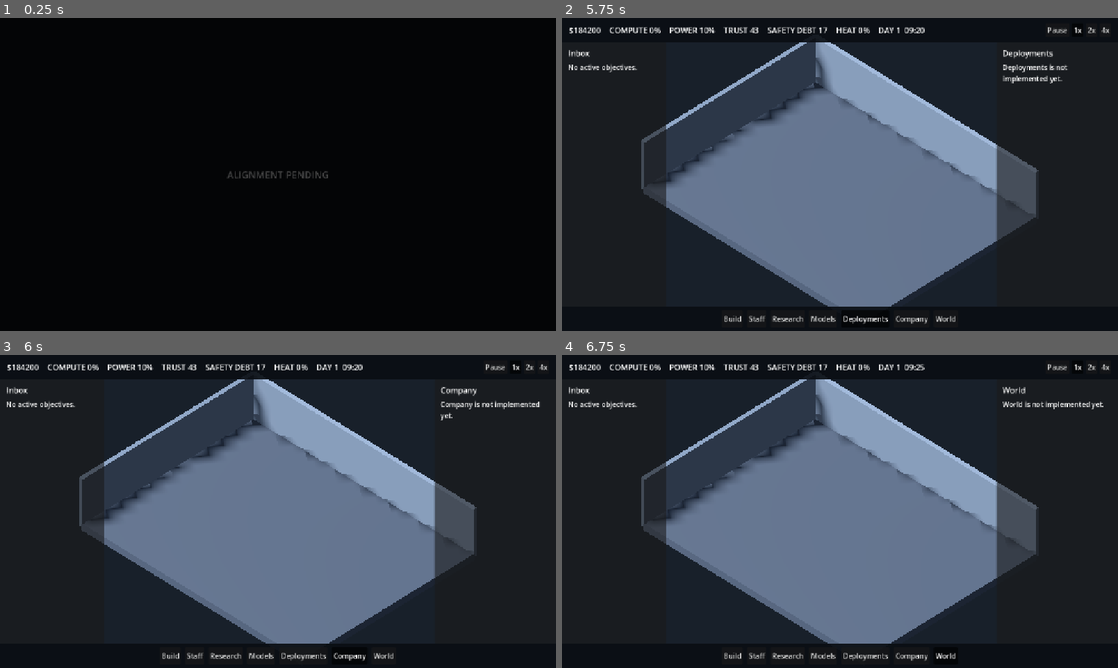
Above: before the commit, frames 1-4 (two rows, left to right).
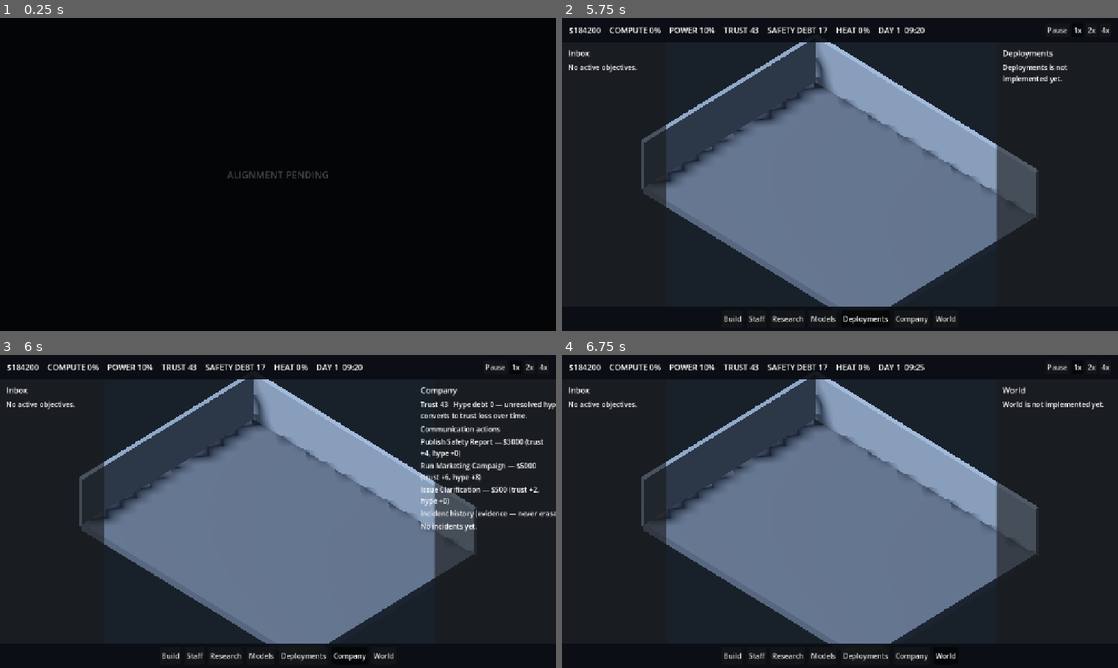
Above: after the commit, the same moments.

Repository: Fartoman94/alignment-pending
Game: Godot game, scene res://scenes/boot.tscn
The game is run twice, just before and just after one commit, with the same random seed, the same clock (stepped at 60 frames per second) and the same inputs.
Inputs:
- Up to frame 1 (0.25 s): no input
- Up to frame 2 (5.75 s): click "New Campaign" at 0.5 s; click "New Campaign" at 1.25 s; click "Build" at 2 s; click "Staff" at 2.75 s; click "Research" at 3.5 s; click "Models" at 4.25 s; click "Deployments" at 5 s
- Up to frame 3 (6 s): click "Company" at 5.75 s
- Up to frame 4 (6.75 s): click "World" at 6.5 s

Frames 1-2 are identical in both runs. In frame 3, 2.2% of the frame differs, in the area x 75-100%, y 10-57%; in frame 4, nothing differs.

Commit message:
feat(trust): communication actions, hype debt, causes-visible UI [P19]
Add data/communication_actions.json (Publish Safety Report / Run
Marketing Campaign / Issue Clarification) + CommunicationActionCatalog
+ DataValidator rules, including a hard cap
(COMMUNICATION_MAX_TRUST_DELTA = 10) enforced at the data-validation
layer so no single action can ever be authored to erase a severe
incident's trust hit in one click.

Add CommunicationManager autoload: perform() costs cash, nudges
public_trust, and can accrue GameState.hype_debt; unaddressed hype
debt decays daily by converting into further trust loss (per
CORE_LOOP_AND_BALANCE.md's "Hype Debt converts to trust loss"), so
marketing without substance costs you later.

Critically, CommunicationManager never touches
GameState.incident_history — verified by a test that performs every
available PR action after a severe incident and asserts the history
entry is byte-for-byte unchanged, directly satisfying "PR cannot
directly erase severe evidence."

recent_trust_causes() merges incident + communication contributions
into one traceable, day-sorted list, now surfaced as a tooltip on
the HUD's TRUST label and in a real "Company" panel (a placeholder
since P04) showing trust/hype, the communication actions, and a
read-only incident history log.

Co-Authored-By: Claude Sonnet 5 <noreply@anthropic.com>

Diff:
--- /dev/null
+++ b/game/data/communication_actions.json
@@ -0,0 +1,26 @@
+[
+  {
+    "id": "safety_report",
+    "name": "Publish Safety Report",
+    "cost": 3000,
+    "trust_delta": 4,
+    "hype_debt_delta": 0,
+    "cooldown_days": 10
+  },
+  {
+    "id": "marketing_campaign",
+    "name": "Run Marketing Campaign",
+    "cost": 5000,
+    "trust_delta": 6,
+    "hype_debt_delta": 8,
+    "cooldown_days": 7
+  },
+  {
+    "id": "clarification",
+    "name": "Issue Clarification",
+    "cost": 500,
+    "trust_delta": 2,
+    "hype_debt_delta": 0,
+    "cooldown_days": 3
+  }
+]
--- a/game/project.godot
+++ b/game/project.godot
@@ -28,6 +28,7 @@
 SceneRouter="*res://src/autoload/scene_router.gd"
 SettingsManager="*res://src/autoload/settings_manager.gd"
 SimClock="*res://src/autoload/sim_clock.gd"
+CommunicationManager="*res://src/autoload/communication_manager.gd"
 EvaluationManager="*res://src/autoload/evaluation_manager.gd"
 IncidentManager="*res://src/autoload/incident_manager.gd"
 ModelManager="*res://src/autoload/model_manager.gd"
--- /dev/null
+++ b/game/src/autoload/communication_manager.gd
@@ -0,0 +1,76 @@
+extends Node
+
+## Public trust changes, communication actions, and hype debt. PR can
+## communicate but cannot erase evidence: every communication action's
+## trust_delta is small and DataValidator-capped
+## (COMMUNICATION_MAX_TRUST_DELTA), and no action here ever touches
+## GameState.incident_history — the record of what actually happened stays
+## exactly as IncidentManager wrote it, forever.
+
+const HYPE_CONVERSION_RATE: float = 0.05
+
+func _ready() -> void:
+    EventBus.day_advanced.connect(_on_day_advanced)
+
+func can_perform(action_id: String) -> bool:
+    var def: Dictionary = CommunicationActionCatalog.get_def(action_id)
+    if def.is_empty():
+        return false
+    if GameState.cash < float(def.get("cost", 0.0)):
+        return false
+    return GameState.calendar_day >= int(GameState.communication_cooldowns.get(action_id, 0))
+
+func perform(action_id: String) -> Error:
+    if not can_perform(action_id):
+        return ERR_INVALID_PARAMETER
+    var def: Dictionary = CommunicationActionCatalog.get_def(action_id)
+    var trust_delta: float = float(def.get("trust_delta", 0.0))
+    var hype_delta: float = float(def.get("hype_debt_delta", 0.0))
+    GameState.cash -= float(def.get("cost", 0.0))
+    GameState.public_trust = clampf(GameState.public_trust + trust_delta, 0.0, 100.0)
+    GameState.hype_debt = maxf(0.0, GameState.hype_debt + hype_delta)
+    GameState.communication_cooldowns[action_id] = GameState.calendar_day + int(def.get("cooldown_days", 7))
+    GameState.communication_history.append({
+        "action_id": action_id, "day": GameState.calendar_day,
+        "trust_delta": trust_delta, "hype_debt_delta": hype_delta,
+    })
+    return OK
+
+## If performance never backs up the hype, it converts to trust loss over
+## time — you can't just keep marketing forever without consequence.
+func _on_day_advanced(_day: int) -> void:
+    if GameState.hype_debt <= 0.0:
+        return
+    var converted: float = GameState.hype_debt * HYPE_CONVERSION_RATE
+    GameState.hype_debt = maxf(0.0, GameState.hype_debt - converted)
+    GameState.public_trust = clampf(GameState.public_trust - converted, 0.0, 100.0)
+
+## Merges recent incident- and communication-driven trust changes into one
+## chronological "why did trust move" list, for HUD tooltips
+## (docs/design/UI_UX.md: "Every metric change should have a tooltip
+## explaining top causes").
+func recent_trust_causes(limit: int = 4) -> Array:
+    var causes: Array = []
+    for h: Variant in GameState.incident_history:
+        var entry: Dictionary = h
+        var effects: Dictionary = entry.get("effects_applied", {})
+        if effects.has("public_trust"):
+            causes.append({
+                "label": String(entry.get("title", entry.get("incident_id", "Incident"))),
+                "delta": float(effects["public_trust"]),
+                "day": int(entry.get("resolved_day", entry.get("triggered_day", 0))),
+            })
+    for c: Variant in GameState.communication_history:
+        var entry: Dictionary = c
+        var delta: float = float(entry.get("trust_delta", 0.0))
+        if not is_zero_approx(delta):
+            var action_def: Dictionary = CommunicationActionCatalog.get_def(String(entry.get("action_id", "")))
+            causes.append({
+                "label": String(action_def.get("name", entry.get("action_id", "Communication"))),
+                "delta": delta,
+                "day": int(entry.get("day", 0)),
+            })
+    causes.sort_custom(func(a: Dictionary, b: Dictionary) -> bool: return int(a["day"]) > int(b["day"]))
+    if causes.size() > limit:
+        causes.resize(limit)
+    return causes
--- a/game/src/autoload/game_state.gd
+++ b/game/src/autoload/game_state.gd
@@ -34,6 +34,10 @@
 var daily_infrastructure_cost: float = 0.0
 var public_trust: float = 43.0
 var safety_debt: float = 17.0
+## Overpromising via marketing accrues here; it decays daily by converting
+## into public_trust loss (see CommunicationManager). Never removed any
+## other way — hype has to be paid down, not hidden.
+var hype_debt: float = 0.0
 var paused: bool = false
 var simulation_speed: float = 1.0
 var calendar_day: int = 1
@@ -92,6 +96,12 @@
 ## incident_id -> calendar_day it becomes eligible to trigger again.
 var incident_cooldowns: Dictionary = {}
 var next_incident_instance_id: int = 1
+## action_id -> calendar_day it becomes available again.
+var communication_cooldowns: Dictionary = {}
+## Log of performed communication actions: {action_id, day, trust_delta,
+## hype_debt_delta}. Kept in sync by CommunicationManager. This is
+## presentation history only, never a way to alter incident_history.
+var communication_history: Array = []
 
 func toggle_pause() -> void:
     paused = not paused
@@ -126,6 +136,7 @@
     daily_infrastructure_cost = 0.0
     public_trust = 43.0
     safety_debt = 17.0
+    hype_debt = 0.0
     paused = false
     simulation_speed = 1.0
     calendar_day = 1
@@ -151,6 +162,8 @@
     incident_history = []
     incident_cooldowns = {}
     next_incident_instance_id = 1
+    communication_cooldowns = {}
+    communication_history = []
 
 ## Campaign state payload only. The save format version lives one layer up,
 ## in SaveManager's envelope, so it isn't duplicated here.
@@ -169,6 +182,7 @@
         "daily_infrastructure_cost": daily_infrastructure_cost,
         "public_trust": public_trust,
         "safety_debt": safety_debt,
+        "hype_debt": hype_debt,
         "simulation_speed": simulation_speed,
         "calendar_day": calendar_day,
         "calendar_hour": calendar_hour,
@@ -193,6 +207,8 @@
         "incident_history": incident_history,
         "incident_cooldowns": incident_cooldowns,
         "next_incident_instance_id": next_incident_instance_id,
+        "communication_cooldowns": communication_cooldowns,
+        "communication_history": communication_history,
     }
 
 func from_dict(data: Dictionary) -> void:
@@ -209,6 +225,7 @@
     daily_infrastructure_cost = float(data.get("daily_infrastructure_cost", daily_infrastructure_cost))
     public_trust = float(data.get("public_trust", public_trust))
     safety_debt = float(data.get("safety_debt", safety_debt))
+    hype_debt = float(data.get("hype_debt", hype_debt))
     simulation_speed = float(data.get("simulation_speed", simulation_speed))
     calendar_day = int(data.get("calendar_day", calendar_day))
     calendar_hour = int(data.get("calendar_hour", calendar_hour))
@@ -245,3 +262,7 @@
     var loaded_incident_cooldowns: Variant = data.get("incident_cooldowns", {})
     incident_cooldowns = loaded_incident_cooldowns if loaded_incident_cooldowns is Dictionary else {}
     next_incident_instance_id = int(data.get("next_incident_instance_id", next_incident_instance_id))
+    var loaded_comm_cooldowns: Variant = data.get("communication_cooldowns", {})
+    communication_cooldowns = loaded_comm_cooldowns if loaded_comm_cooldowns is Dictionary else {}
+    var loaded_comm_history: Variant = data.get("communication_history", [])
+    communication_history = loaded_comm_history if loaded_comm_history is Array else []
--- /dev/null
+++ b/game/src/data/communication_action_catalog.gd
@@ -0,0 +1,45 @@
+class_name CommunicationActionCatalog
+extends RefCounted
+
+## Loads and caches data/communication_actions.json: id, name, cost,
+## trust_delta, hype_debt_delta, cooldown_days. See DataValidator for the
+## schema rules. Deliberately small per-action trust_delta values (see
+## docs/design/CORE_LOOP_AND_BALANCE.md "Hype debt") — PR nudges trust, it
+## does not erase what already happened.
+
+const PATH: String = "res://data/communication_actions.json"
+
+static var _cache: Dictionary = {}
+static var _order: Array = []
+
+static func load_all() -> Dictionary:
+    if not _cache.is_empty():
+        return _cache
+    var file: FileAccess = FileAccess.open(PATH, FileAccess.READ)
+    if file == null:
+        push_error("CommunicationActionCatalog: could not open %s" % PATH)
+        return {}
+    var parsed: Variant = JSON.parse_string(file.get_as_text())
+    file.close()
+    if not (parsed is Array):
+        push_error("CommunicationActionCatalog: %s root must be a JSON array" % PATH)
+        return {}
+    var records: Array = parsed
+    for entry: Variant in records:
+        if entry is Dictionary and entry.has("id"):
+            var record: Dictionary = entry
+            var id: String = String(record["id"])
+            _cache[id] = record
+            _order.append(id)
+    return _cache
+
+static func get_def(id: String) -> Dictionary:
+    return load_all().get(id, {})
+
+static func ordered_ids() -> Array:
+    load_all()
+    return _order.duplicate()
+
+static func clear_cache() -> void:
+    _cache.clear()
+    _order.clear()
--- a/game/src/data/data_validator.gd
+++ b/game/src/data/data_validator.gd
@@ -45,6 +45,11 @@
 const USER_SEGMENT_REQUIRED_FIELDS: Array[String] = ["id", "name", "share_of_market", "max_price", "elasticity", "capability_weight", "reliability_weight", "safety_weight"]
 const USER_SEGMENT_WEIGHT_FIELDS: Array[String] = ["capability_weight", "reliability_weight", "safety_weight"]
 
+const COMMUNICATION_ACTION_REQUIRED_FIELDS: Array[String] = ["id", "name", "cost", "trust_delta", "hype_debt_delta", "cooldown_days"]
+# A single action nudging trust by more than this would let PR erase severe
+# evidence in one click; keep it small (see docs P19 acceptance criteria).
+const COMMUNICATION_MAX_TRUST_DELTA: float = 10.0
+
 ## One validation problem: which file, which record, and why.
 class Issue:
     var source: String
@@ -72,6 +77,7 @@
     issues.append_array(validate_model_tier_file("res://data/model_tiers.json"))
     issues.append_array(validate_deployment_mode_file("res://data/deployment_modes.json"))
     issues.append_array(validate_user_segment_file("res://data/user_segments.json"))
+    issues.append_array(validate_communication_action_file("res://data/communication_actions.json"))
     return issues
 
 static func validate_event_file(path: String) -> Array[Issue]:
@@ -715,6 +721,76 @@
 
     return issues
 
+static func validate_communication_action_file(path: String) -> Array[Issue]:
+    var issues: Array[Issue] = []
+    if not FileAccess.file_exists(path):
+        issues.append(Issue.new(path, "", "file does not exist"))
+        return issues
+    var file: FileAccess = FileAccess.open(path, FileAccess.READ)
+    if file == null:
+        issues.append(Issue.new(path, "", "could not open file (error %s)" % FileAccess.get_open_error()))
+        return issues
+    var text: String = file.get_as_text()
+    file.close()
+
+    var parsed: Variant = JSON.parse_string(text)
+    if not (parsed is Array):
+        issues.append(Issue.new(path, "", "root must be a JSON array of communication action records"))
+        return issues
+
+    var records: Array = parsed
+    var seen_ids: Dictionary = {}
+    for i in records.size():
+        issues.append_array(_validate_communication_action_record(path, records[i], i, seen_ids))
+    return issues
+
+static func _validate_communication_action_record(path: String, record: Variant, index: int, seen_ids: Dictionary) -> Array[Issue]:
+    var issues: Array[Issue] = []
+    var record_label: String = "record #%d" % index
+    if not (record is Dictionary):
+        issues.append(Issue.new(path, record_label, "communication action record must be a JSON object"))
+        return issues
+
+    var entry: Dictionary = record
+    for field: String in COMMUNICATION_ACTION_REQUIRED_FIELDS:
+        if not entry.has(field):
+            issues.append(Issue.new(path, record_label, "missing required field '%s'" % field))
+
+    var entry_id: String = str(entry.get("id", ""))
+    var id_label: String = entry_id if not entry_id.is_empty() else record_label
+    if entry.has("id"):
+        if entry_id.is_empty():
+            issues.append(Issue.new(path, record_label, "'id' must be a non-empty string"))
+        elif seen_ids.has(entry_id):
+            issues.append(Issue.new(path, entry_id, "duplicate id (first seen at record #%d)" % int(seen_ids[entry_id])))
+        else:
+            seen_ids[entry_id] = index
+
+    if entry.has("cost"):
+        var cost: Variant = entry.get("cost")
+        if not (cost is int or cost is float) or float(cost) < 0.0:
+            issues.append(Issue.new(path, id_label, "'cost' must be a number >= 0"))
+
+    if entry.has("trust_delta"):
+        var trust_delta: Variant = entry.get("trust_delta")
+        if not (trust_delta is int or trust_delta is float):
+            issues.append(Issue.new(path, id_label, "'trust_delta' must be numeric"))
+        elif absf(float(trust_delta)) > COMMUNICATION_MAX_TRUST_DELTA:
+            issues.append(Issue.new(path, id_label, "'trust_delta' magnitude %s exceeds the single-action cap of %s (PR must not be able to erase severe evidence in one action)" % [trust_delta, COMMUNICATION_MAX_TRUST_DELTA]))
+
+    if entry.has("hype_debt_delta"):
+        var hype_delta: Variant = entry.get("hype_debt_delta")
+        if not (hype_delta is int or hype_delta is float) or float(hype_delta) < 0.0:
+            issues.append(Issue.new(path, id_label, "'hype_debt_delta' must be a number >= 0"))
+
+    if entry.has("cooldown_days") and not _is_whole_number_at_least(entry.get("cooldown_days"), 0):
+        issues.append(Issue.new(path, id_label, "'cooldown_days' must be a whole number >= 0"))
+
+    if entry.has("name") and (not (entry["name"] is String) or String(entry["name"]).is_empty()):
+        issues.append(Issue.new(path, id_label, "'name' must be a non-empty string"))
+
+    return issues
+
 static func _is_whole_number_at_least(value: Variant, minimum: int) -> bool:
     if not (value is int or value is float):
         return false
--- a/game/src/ui/hud.gd
+++ b/game/src/ui/hud.gd
@@ -67,6 +67,7 @@
         GameState.power_used, GameState.power_capacity,
     ]
     _trust_label.text = "TRUST %d" % int(roundf(GameState.public_trust))
+    _trust_label.tooltip_text = _format_trust_causes_tooltip()
     _safety_label.text = "SAFETY DEBT %d" % int(roundf(GameState.safety_debt))
     var heat_pct: int = int(roundf(GameState.heat_load / GameState.heat_capacity * 100.0)) if GameState.heat_capacity > 0.0 else 0
     _heat_label.text = "HEAT %d%%" % heat_pct
@@ -79,6 +80,16 @@
 func _format_money(v: float) -> String:
     return "%d" % int(v)
 
+func _format_trust_causes_tooltip() -> String:
+    var causes: Array = CommunicationManager.recent_trust_causes(4)
+    if causes.is_empty():
+        return "Trust: %d. No recorded causes yet." % int(round(GameState.public_trust))
+    var lines: PackedStringArray = ["Recent causes:"]
+    for c: Variant in causes:
+        var entry: Dictionary = c
+        lines.append("Day %d: %s (%+.0f)" % [int(entry.get("day", 0)), String(entry.get("label", "?")), float(entry.get("delta", 0.0))])
+    return "\n".join(lines)
+
 func _on_pause_pressed() -> void:
     GameState.toggle_pause()
 
@@ -105,6 +116,9 @@
         return
     if section_name == "Models":
         _show_models_panel()
+        return
+    if section_name == "Company":
+        _show_company_panel()
         return
     EventBus.build_tool_changed.emit("")
     _clear_dynamic_content()
@@ -489,6 +503,64 @@
     ]
     revenue_label.autowrap_mode = TextServer.AUTOWRAP_WORD_SMART
     _dynamic_content.add_child(revenue_label)
+
+## Trust/hype/communication actions plus the incident history log. PR
+## actions here can only ever nudge trust (see
+## CommunicationActionCatalog's data-validated cap) — the incident log
+## itself is read-only and never touched by any action on this panel, so
+## severe evidence stays visible no matter how much PR is bought.
+func _show_company_panel() -> void:
+    EventBus.build_tool_changed.emit("")
+    _clear_dynamic_content()
+    _inspector_title.text = "Company"
+    _inspector_body.text = "Trust %d   Hype debt %d — unresolved hype converts to trust loss over time." % [
+        int(round(GameState.public_trust)), int(round(GameState.hype_debt)),
+    ]
+
+    var actions_header: Label = Label.new()
+    actions_header.text = "Communication actions"
+    _dynamic_content.add_child(actions_header)
+    for action_id: String in CommunicationActionCatalog.ordered_ids():
+        var def: Dictionary = CommunicationActionCatalog.get_def(action_id)
+        var row: HBoxContainer = HBoxContainer.new()
+        var label: Label = Label.new()
+        label.text = "%s — $%d (trust %+.0f, hype %+.0f)" % [
+            String(def.get("name", action_id)), int(def.get("cost", 0)),
+            float(def.get("trust_delta", 0.0)), float(def.get("hype_debt_delta", 0.0)),
+        ]
+        label.size_flags_horizontal = Control.SIZE_EXPAND_FILL
+        label.autowrap_mode = TextServer.AUTOWRAP_WORD_SMART
+        row.add_child(label)
+        var btn: Button = Button.new()
+        btn.text = "Do"
+        btn.disabled = not CommunicationManager.can_perform(action_id)
+        btn.pressed.connect(func() -> void:
+            CommunicationManager.perform(action_id)
+            _show_company_panel()
+        )
+        row.add_child(btn)
+        _dynamic_content.add_child(row)
+
+    var history_header: Label = Label.new()
+    history_header.text = "Incident history (evidence — never erasable)"
+    _dynamic_content.add_child(history_header)
+    if GameState.incident_history.is_empty():
+        var none_label: Label = Label.new()
+        none_label.text = "No incidents yet."
+        _dynamic_content.add_child(none_label)
+    else:
+        var history: Array = GameState.incident_history.duplicate()
+        history.reverse()
+        for h: Variant in history:
+            var entry: Dictionary = h
+            var effects: Dictionary = entry.get("effects_applied", {})
+            var hist_label: Label = Label.new()
+            hist_label.text = "Day %d [P%d] %s — chose \"%s\" (trust %+.0f, safety debt %+.0f)" % [
+                int(entry.get("resolved_day", 0)), int(entry.get("severity", 2)), String(entry.get("title", "?")),
+                String(entry.get("choice_id", "?")), float(effects.get("public_trust", 0.0)), float(effects.get("safety_debt", 0.0)),
+            ]
+            hist_label.autowrap_mode = TextServer.AUTOWRAP_WORD_SMART
+            _dynamic_content.add_child(hist_label)
 
 func _show_staff_detail(staff_id: String) -> void:
     var member: Dictionary = StaffManager.find(staff_id)
--- a/game/tests/smoke_test.gd
+++ b/game/tests/smoke_test.gd
@@ -1270,4 +1270,116 @@
     state.incident_cooldowns = {}
     state.paused = false
 
+    # P19: trust and communication — hype debt, causes-visible tooltips,
+    # PR cannot erase severe evidence.
+    var comm_mgr: Node = get_root().get_node("CommunicationManager")
+    var comm_action_ids: Array = CommunicationActionCatalog.ordered_ids()
+    if comm_action_ids.size() != 3:
+        push_error("CommunicationActionCatalog should seed exactly 3 actions (got %d)" % comm_action_ids.size())
+        quit(1)
+        return
+    print("SMOKE_OK: CommunicationActionCatalog seeds 3 communication actions")
+
+    state.cash = 100000.0
+    state.public_trust = 50.0
+    state.hype_debt = 0.0
+    state.communication_cooldowns = {}
+    state.communication_history = []
+    state.incident_history = []
+    state.calendar_day = 1
+
+    var cash_before_action: float = state.cash
+    var trust_before_action: float = state.public_trust
+    var action_def: Dictionary = CommunicationActionCatalog.get_def("marketing_campaign")
+    var perform_err: Error = comm_mgr.perform("marketing_campaign")
+    if perform_err != OK:
+        push_error("CommunicationManager.perform() failed for an affordable, off-cooldown action (error %s)" % perform_err)
+        quit(1)
+        return
+    if not is_equal_approx(state.cash, cash_before_action - float(action_def.get("cost", 0.0))):
+        push_error("Performing a communication action should deduct its cost")
+        quit(1)
+        return
+    if not is_equal_approx(state.public_trust, trust_before_action + float(action_def.get("trust_delta", 0.0))):
+        push_error("Performing a communication action should apply its trust_delta")
+        quit(1)
+        return
+    if not is_equal_approx(state.hype_debt, float(action_def.get("hype_debt_delta", 0.0))):
+        push_error("A marketing campaign should accrue hype debt")
+        quit(1)
+        return
+    if comm_mgr.can_perform("marketing_campaign"):
+        push_error("An action just performed should be on cooldown")
+        quit(1)
+        return
+    print("SMOKE_OK: performing a communication action costs cash, moves trust, accrues hype debt, and starts a cooldown")
+
+    var hype_before_tick: float = state.hype_debt
+    var trust_before_tick: float = state.public_trust
+    bus2.day_advanced.emit(state.calendar_day)
+    var expected_conversion: float = hype_before_tick * float(comm_mgr.HYPE_CONVERSION_RATE)
+    if not is_equal_approx(state.hype_debt, hype_before_tick - expected_conversion):
+        push_error("Hype debt should decay by converting into trust loss daily")
+        quit(1)
+        return
+    if not is_equal_approx(state.public_trust, trust_before_tick - expected_conversion):
+        push_error("Hype debt conversion should reduce public trust by the converted amount")
+        quit(1)
+        return
+    print("SMOKE_OK: unaddressed hype debt converts to trust loss over time")
+
+    state.incident_history = [{
+        "id": "inc_test", "incident_id": "data_leak_scare", "category": "privacy", "severity": 0,
+        "title": "Data Leak Scare", "body": "...", "choices": [], "triggered_day": 1,
+        "state_snapshot": {}, "choice_id": "stonewall", "resolved_day": 1,
+        "effects_applied": {"public_trust": -10.0, "safety_debt": 3.0},
+    }]
+    var history_before: Array = state.incident_history.duplicate(true)
+    state.communication_cooldowns = {}
+    for action_id2: String in comm_action_ids:
+        if comm_mgr.can_perform(action_id2):
+            comm_mgr.perform(action_id2)
+    if state.incident_history != history_before:
+        push_error("A communication action mutated incident_history — PR must never erase evidence")
+        quit(1)
+        return
+    if float((state.incident_history[0] as Dictionary).get("effects_applied", {}).get("public_trust", 0.0)) != -10.0:
+        push_error("The recorded incident's effect must remain exactly as it happened")
+        quit(1)
+        return
+    print("SMOKE_OK: PR actions never mutate incident_history — severe evidence cannot be erased")
+
+    var causes: Array = comm_mgr.recent_trust_causes(10)
+    var has_incident_cause: bool = false
+    var has_comm_cause: bool = false
+    for c: Variant in causes:
+        var cause: Dictionary = c
+        if String(cause.get("label", "")) == "Data Leak Scare":
+            has_incident_cause = true
+        if float(cause.get("delta", 0.0)) > 0.0:
+            has_comm_cause = true
+    if not has_incident_cause or not has_comm_cause:
+        push_error("recent_trust_causes() should surface both incident and communication contributions")
+        quit(1)
+        return
+    print("SMOKE_OK: recent trust causes are visible and traceable to their source (incident or PR action)")
+
+    var save_err_comm: Error = save_mgr.save_manual(0)
+    var hype_before_reload: float = state.hype_debt
+    state.hype_debt = 0.0
+    state.communication_history = []
+    state.communication_cooldowns = {}
+    var load_err_comm: Error = save_mgr.load_manual(0)
+    if save_err_comm != OK or load_err_comm != OK or not is_equal_approx(state.hype_debt, hype_before_reload) or state.communication_history.is_empty():
+        push_error("Hype debt and communication history did not survive save/load (save error %s, load error %s)" % [save_err_comm, load_err_comm])
+        quit(1)
+        return
+    print("SMOKE_OK: hype debt and communication history persist across save/load")
+
+    state.public_trust = 43.0
+    state.hype_debt = 0.0
+    state.communication_history = []
+    state.communication_cooldowns = {}
+    state.incident_history = []
+
     quit(0)
Not shown, added: game/src/autoload/communication_manager.gd.uid
Not shown, added: game/src/data/communication_action_catalog.gd.uid
Not shown, changed: docs/production/IMPLEMENTATION_STATUS.md
Not shown, changed: prompts/RUN_ORDER.md
